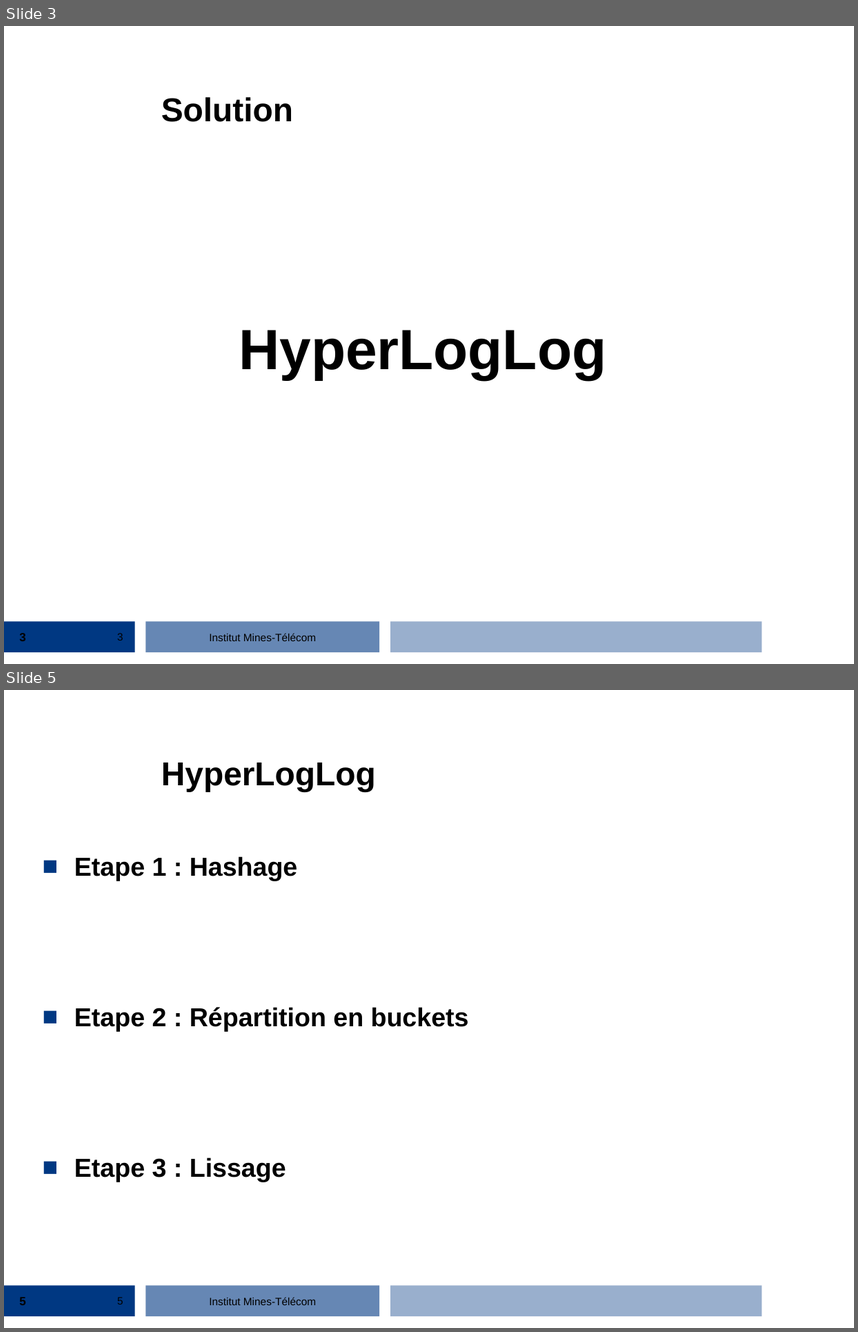
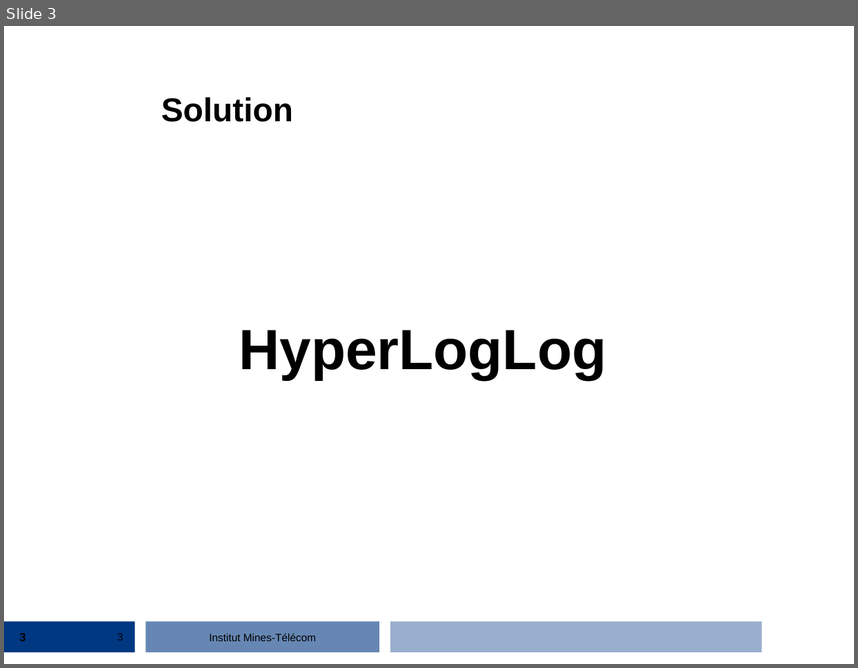
Before and after one commit to streaming-algorithms/hyper_log_log, a slide deck: 2_hyperloglog.ppt. Shown one above the other, each under a label of ours: slides 3 and 5 before the commit, slide 3 after it; the slides between them are not shown. The pictures are 858x1332 and 858x668 pixels, drawn with LibreOffice and Linux fonts; fonts in the diff are those of the drawing; background and template pictures are left out. Boxes give left, top, right and bottom in pixels: in the first picture for what was removed or moved away, otherwise in the second. Text is boxed around its words. In the diff, an @@ line names an element or a change of style, - is before the commit and + after.

```diff
--- a/2_hyperloglog.ppt
+++ b/2_hyperloglog.ppt
@@ slide 5 removed at <box>4,690,854,1328</box>, background #FFFFFF; not listed: 4 template elements that a slide beside it also shows @@
@@ title removed at <box>161,762,376,791</box> @@
-HyperLogLog
@@ text removed at <box>74,856,469,1182</box> @@
-■ Etape 1 : Hashage
-■ Etape 2 : Répartition en buckets
-■ Etape 3 : Lissage
@@ page number removed at <box>19,1297,26,1305</box> @@
-5
@@ page number removed at <box>117,1297,123,1304</box> @@
-5
```
Also in this commit, not shown: 13 slides added, 17 other slides removed.
